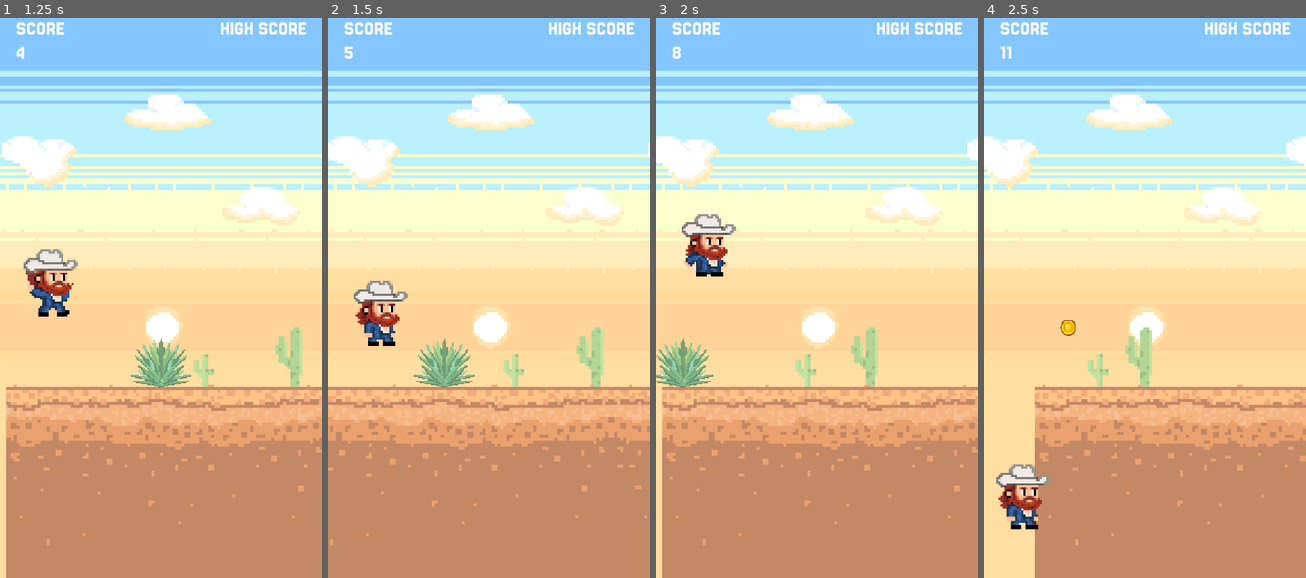
Above: before the commit, frames 1-4 (left to right).
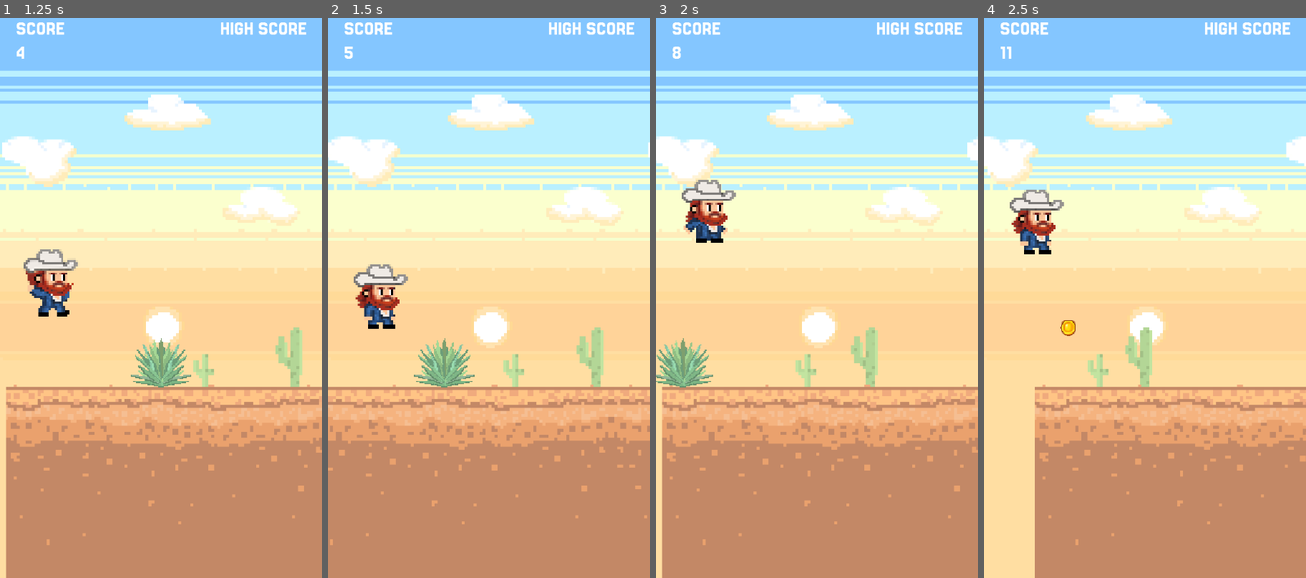
Above: after the commit, the same moments.

Repository: rgomezp/cowboy-game
Game: Godot game, scene res://scenes/main.tscn
Same seed, same stepped clock (60 frames per second), same inputs: the game is played once before the commit and once after it.
Inputs:
- Up to frame 1 (1.25 s): tap Enter (ui_accept) at 0.5 s; hold Enter (ui_accept) from 0.53 s (still down)
- Up to frame 2 (1.5 s): release Enter (ui_accept) at 1.28 s; tap Enter (ui_accept) at 1.35 s
- Up to frame 3 (2 s): tap Enter (ui_accept) at 1.52, 1.82 s
- Up to frame 4 (2.5 s): hold Down (ui_down) from 2.03 s (still down); hold Enter (ui_accept) from 2.03 s (still down)

Frame 1 is identical in both runs. In frame 2, 1.6% of the frame differs, in the area x 8-25%, y 43-59%; in frame 3, 1.9%; in frame 4, 2.3%, in the area x 3-25%, y 30-92%.

Commit message:
Improves foe destruction and player jumping
Addresses an issue where the player could collide with a foe during its destruction animation, leading to unexpected behavior or game over. This is resolved by disabling the foe's main collision immediately upon destruction.

Also introduces a double jump mechanic for the player, enhancing the gameplay experience.
Reduces gravity while gliding.

Diff:
--- a/scenes/CollisionHandler.gd
+++ b/scenes/CollisionHandler.gd
@@ -15,6 +15,12 @@
 	if is_player:
 		# Coins handle their own collection, so skip them here
 		if obstacle.name == "Coin" or (obstacle.get_script() != null and obstacle.get_script().resource_path != null and "coin.gd" in obstacle.get_script().resource_path):
+			return
+
+		# If this is a foe, check if it's already being destroyed
+		var is_foe = obstacle.name == "Furry" or (obstacle.get_script() != null and obstacle.get_script().resource_path != null and "furry.gd" in obstacle.get_script().resource_path)
+		if is_foe and obstacle.has_method("is_destroyed") and obstacle.is_destroyed:
+			# Foe is already being destroyed, ignore this collision
 			return
 
 		# If this is a butterfly, check if player is also overlapping the top collision
--- a/scenes/foes/furry.gd
+++ b/scenes/foes/furry.gd
@@ -13,12 +13,17 @@
 		return
 
 	is_destroyed = true
+	# Immediately disable main collision to prevent game over
+	if has_node("CollisionBox"):
+		$CollisionBox.disabled = true
+	# Disable main Area2D monitoring immediately
+	monitoring = false
+	monitorable = false
+
 	var animated_sprite = $AnimatedSprite2D
 	if animated_sprite:
 		animated_sprite.play("destroy")
-		# Disable collisions
-		if has_node("CollisionBox"):
-			$CollisionBox.disabled = true
+		# Disable top collision
 		if has_node("CollisionBoxTop"):
 			var top_collision = get_node("CollisionBoxTop")
 			if top_collision is Area2D:
@@ -26,9 +31,6 @@
 				top_collision.monitorable = false
 			elif top_collision is CollisionShape2D:
 				top_collision.disabled = true
-		# Disable main Area2D monitoring
-		monitoring = false
-		monitorable = false
 
 func _on_animation_finished():
 	# When destroy animation finishes, remove the foe
--- a/scenes/main.gd
+++ b/scenes/main.gd
@@ -274,20 +274,28 @@
 
 func _on_player_jumped_on_foe(foe: Node):
 	# Player jumped on the foe from the top - bounce and destroy it
-	var bounce_velocity = -1200  # Slightly less than jump velocity for a nice bounce
-	# Ensure player is slightly above the foe to prevent being stuck
+	# Immediately disable the main collision to prevent game over from side collision
 	if foe and is_instance_valid(foe):
+		# Disable main collision immediately
+		if foe.has_node("CollisionBox"):
+			foe.get_node("CollisionBox").disabled = true
+		# Disable main Area2D monitoring immediately
+		foe.monitoring = false
+		foe.monitorable = false
+
+		var bounce_velocity = -1200  # Slightly less than jump velocity for a nice bounce
+		# Ensure player is slightly above the foe to prevent being stuck
 		var foe_top = foe.position.y - 50  # Approximate top of foe
 		if $Player.position.y >= foe_top:
 			$Player.position.y = foe_top - 5
-	$Player.velocity.y = bounce_velocity
-	if foe.has_method("destroy"):
-		foe.destroy()
-	# Remove from manager's list (but don't queue_free yet - let animation finish)
-	if foe_manager.foes.has(foe):
-		foe_manager.foes.erase(foe)
-	# Award 200 points for destroying a foe (200 * 100 = 20000 raw score)
-	score_manager.add_score(200 * 100, true)  # Show delta for bonus event
+		$Player.velocity.y = bounce_velocity
+		if foe.has_method("destroy"):
+			foe.destroy()
+		# Remove from manager's list (but don't queue_free yet - let animation finish)
+		if foe_manager.foes.has(foe):
+			foe_manager.foes.erase(foe)
+		# Award 200 points for destroying a foe (200 * 100 = 20000 raw score)
+		score_manager.add_score(200 * 100, true)  # Show delta for bonus event
 
 func game_over():
 	score_manager.check_high_score()
--- a/scenes/player.gd
+++ b/scenes/player.gd
@@ -2,14 +2,19 @@
 
 
 const GRAVITY : int = 4200
+const GLIDE_GRAVITY : int = 1200
 const JUMP_VELOCITY = -1800
+const DOUBLE_JUMP_VELOCITY = -1000
 
 var is_sliding: bool = false
 var sliding_timer: float = 0.0
+var has_double_jumped: bool = false
 
 
 func _physics_process(delta: float) -> void:
-	velocity.y += GRAVITY * delta
+	# Use glide gravity if double jump has been used, otherwise use normal gravity
+	var current_gravity = GLIDE_GRAVITY if has_double_jumped else GRAVITY
+	velocity.y += current_gravity * delta
 
 	# Update sliding timer
 	if is_sliding:
@@ -22,6 +27,8 @@
 			$RunCollisionShape.disabled = false
 
 	if is_on_floor():
+		# Reset double jump when touching the ground
+		has_double_jumped = false
 		if not get_parent().game_running:
 			$AnimatedSprite2D.play("idle")
 		else:
@@ -39,6 +46,10 @@
 				$AnimatedSprite2D.play("running")
 				$RunCollisionShape.disabled = false
 	else:
+		# Allow double jump while in the air
+		if Input.is_action_just_pressed("ui_accept") and not has_double_jumped:
+			velocity.y = DOUBLE_JUMP_VELOCITY
+			has_double_jumped = true
 		$AnimatedSprite2D.play("jumping")
 
 	move_and_slide()
